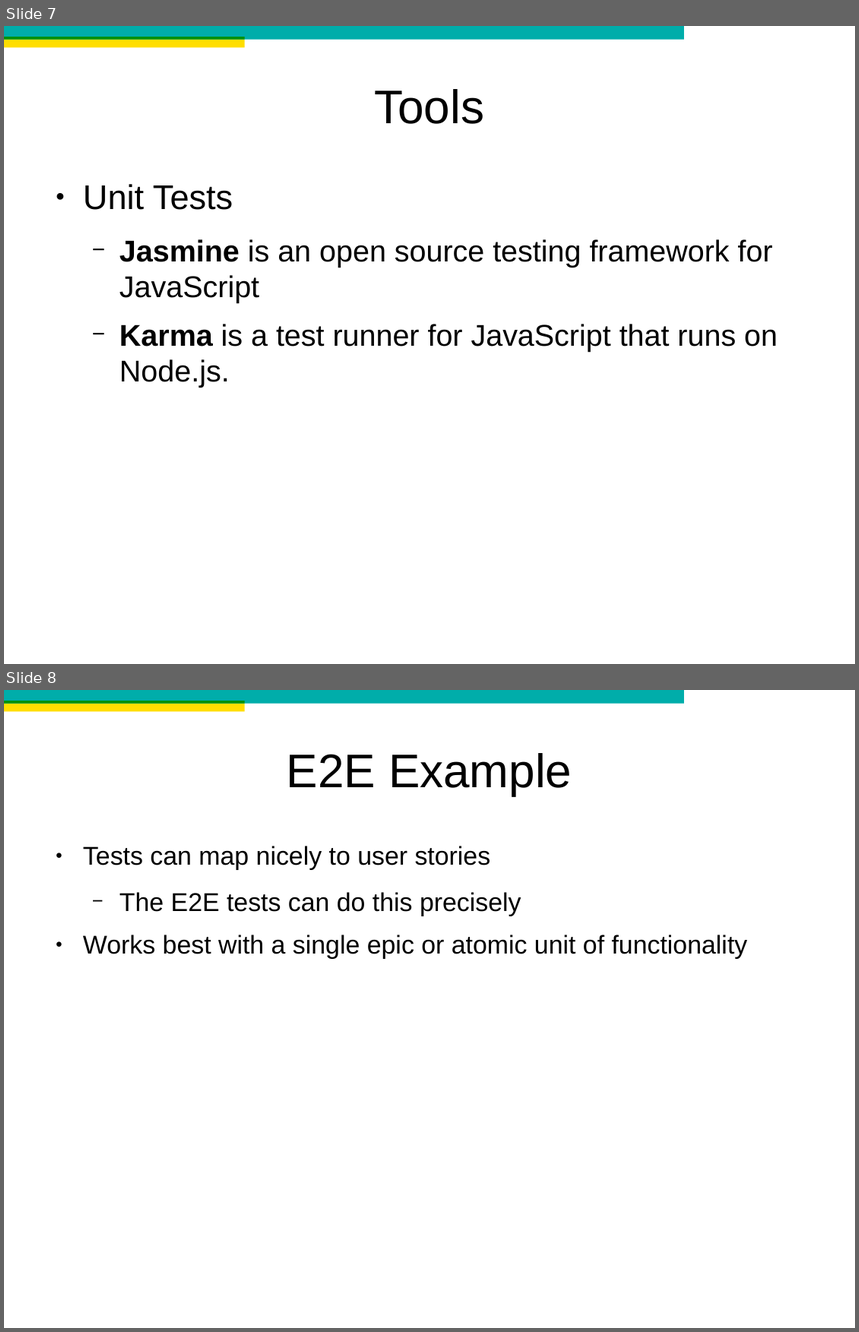
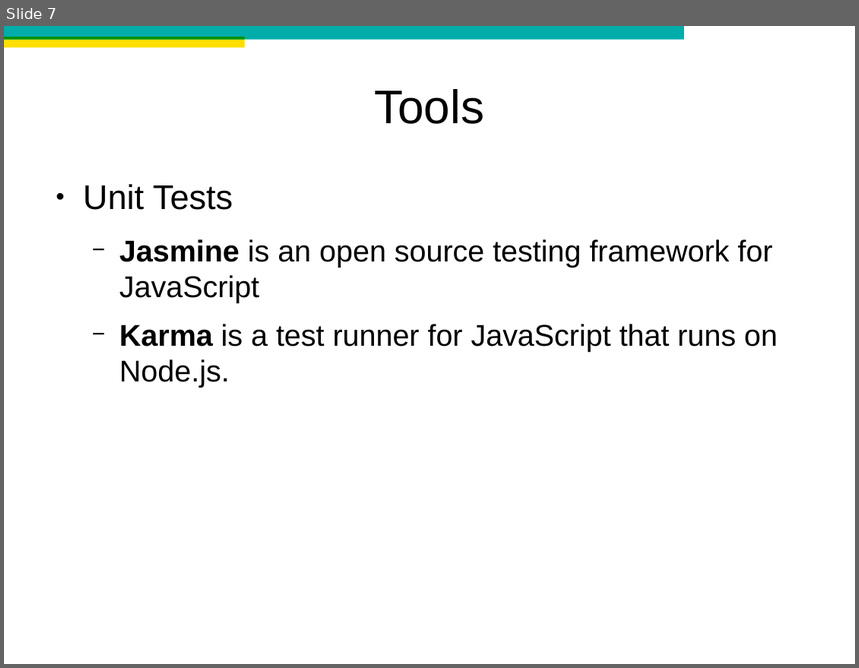
Before and after one commit to mgable/QA-demo, a slide deck: presentation/QA demo.odp. Shown one above the other, each under a label of ours: slides 7 and 8 before the commit, slide 7 after it. The pictures are 859x1332 and 859x668 pixels, drawn with LibreOffice and Linux fonts; fonts in the diff are those of the drawing; background and template pictures are left out. Boxes give left, top, right and bottom in pixels: in the first picture for what was removed or moved away, otherwise in the second. Text is boxed around its words. In the diff, an @@ line names an element or a change of style, - is before the commit and + after.

```diff
--- a/presentation/QA demo.odp
+++ b/presentation/QA demo.odp
@@ slide 8 removed at [4, 690, 855, 1328], background #FFFFFF; not listed: 3 template elements that a slide beside it also shows @@
@@ title removed at [287, 753, 572, 796] @@
-E2E Example
@@ text removed at [83, 846, 748, 959] @@
-● Tests can map nicely to user stories
-  − The E2E tests can do this precisely
-● Works best with a single epic or atomic unit of functionality
```
Also in this commit, not shown: 7 slides changed, 1 other slide removed, 4 other files.
